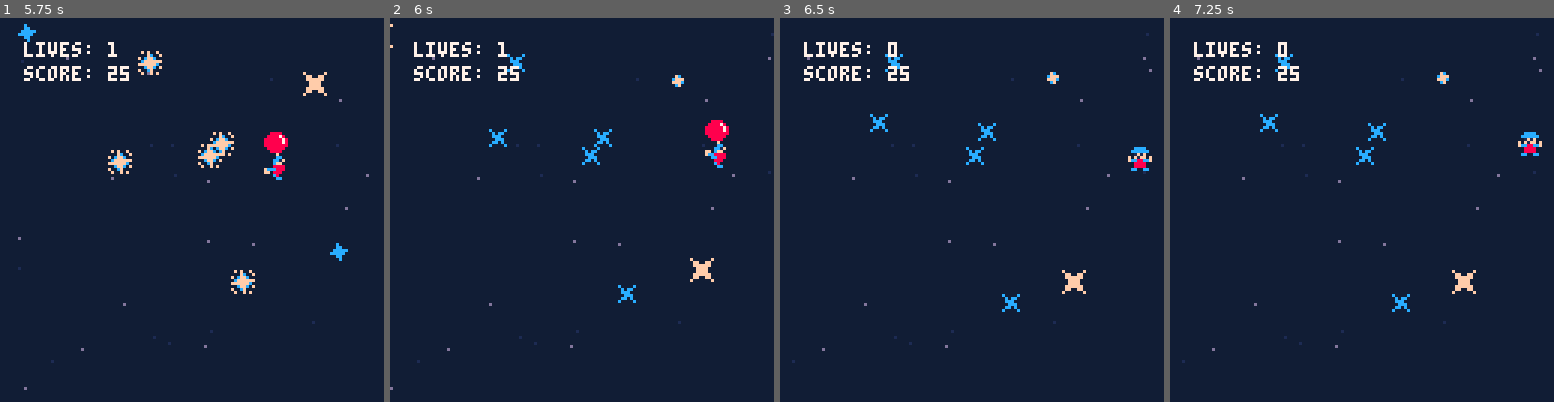
Above: before the commit, frames 1-4 (left to right).
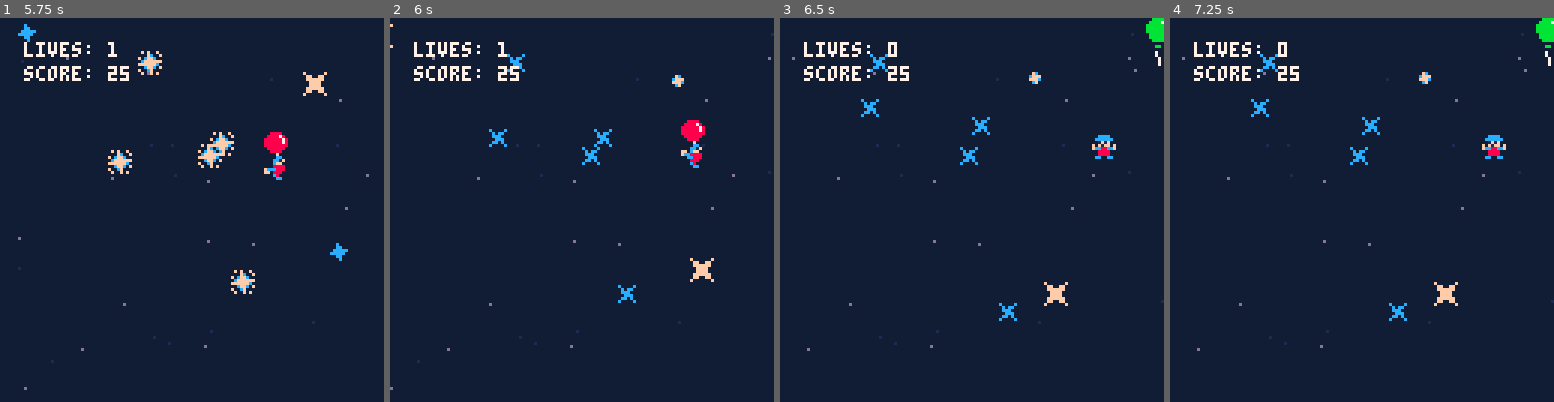
Above: after the commit, the same moments.

Repository: jmross/pico8-balloon-journey
Game: PICO-8 cartridge balloon-journey.p8
Two runs of this game, one before a commit and one after it. Both use one fixed random seed, a clock stepped at 60 frames per second and the inputs below.
Inputs:
- Up to frame 1 (5.75 s): tap X (X key) at 0.33, 0.7, 1.43, 2.58, 3.1, 3.62, 4.13, 4.65, 5.17, 5.68 s; tap O (Z key) at 1.07, 1.8, 2.43, 3.07, 3.7, 4.33, 4.97, 5.6 s; hold Right 2.33-3.33 s; hold Right 3.38-4.22 s; hold Up 4.27-4.67 s; hold Right 4.72-5.72 s
- Up to frame 2 (6 s): hold Down from 5.77 s (still down)
- Up to frame 3 (6.5 s): release Down at 6.1 s; hold Left from 6.15 s (still down); tap X (X key) at 6.2 s; tap O (Z key) at 6.23 s
- Up to frame 4 (7.25 s): tap X (X key) at 6.72, 7.23 s; tap O (Z key) at 6.87 s; release Left at 6.98 s; hold Right from 7.03 s (still down)

Frame 1 is identical in both runs. In frame 2, 0.9% of the frame differs, in the area x 75-89%, y 26-40%; in frame 3, 2.4%, in the area x 3-100%, y 0-90%; in frame 4, 2.4%.

Commit message:
Possibly fixed issue where player x acceleration gets stuck at max

Diff:
--- a/player.lua
+++ b/player.lua
@@ -74,8 +74,6 @@
   self.facing_left = true
   if(self.ddy < 0) then
     self.ddx = -self.x_accel
-  else
-    self.ddx = 0
   end
 end
 
@@ -83,8 +81,6 @@
   self.facing_left = false
   if(self.ddy < 0) then
     self.ddx = self.x_accel
-  else
-    self.ddx = 0
   end
 end
 
@@ -153,4 +149,6 @@
   else
     self.animate = nil
   end
+
+  self.ddx = 0
 end
